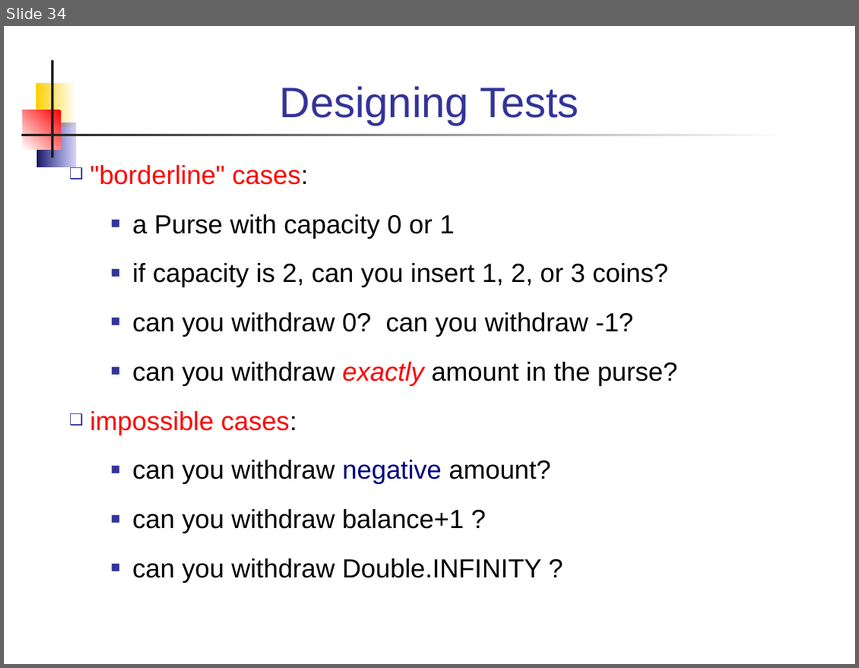
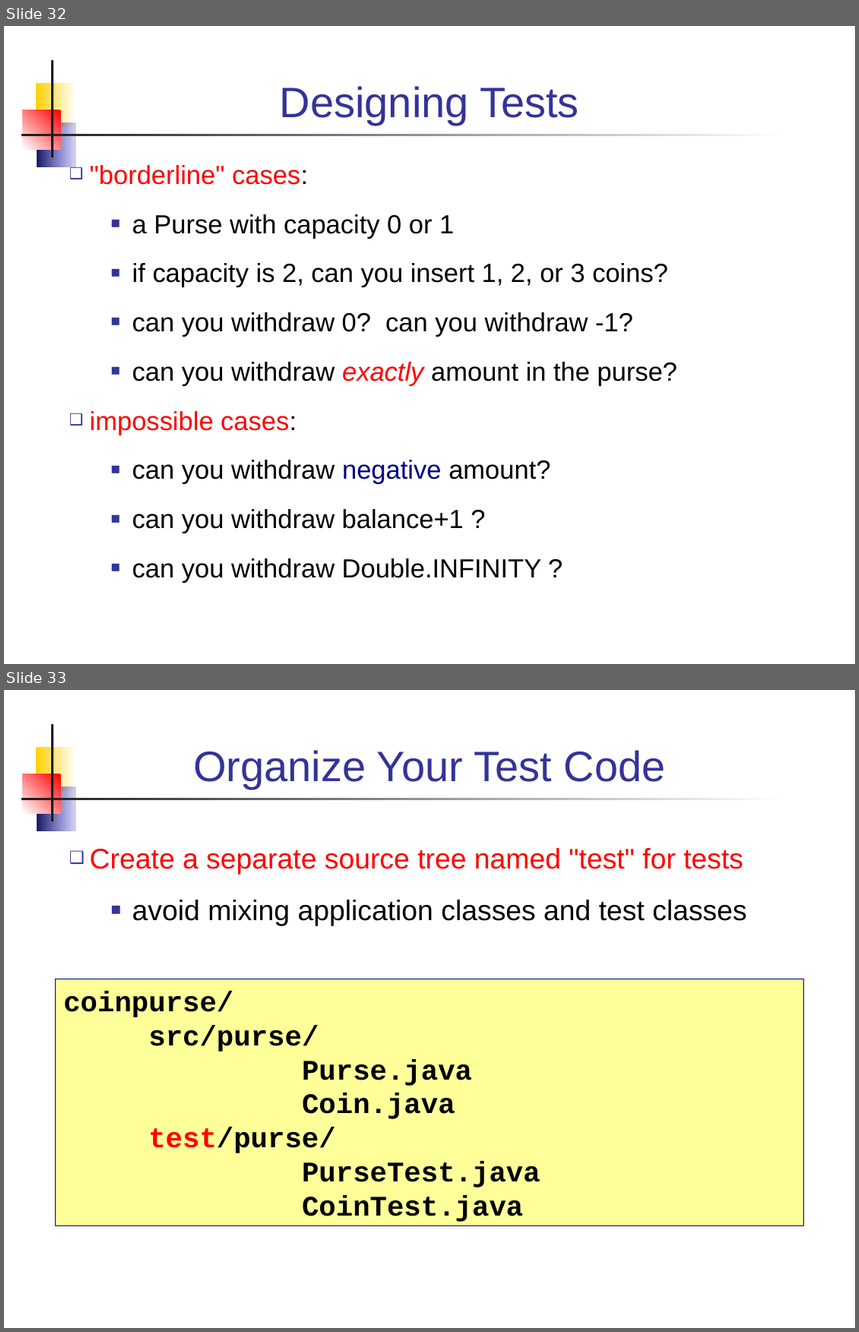
Before and after one commit to skeoop/skeoop.github.io, a slide deck: week10/UnitTesting.ppt. Shown one above the other, each under a label of ours: slide 34 before the commit, slides 32 and 33 after it. The pictures are 859x668 and 859x1332 pixels, drawn with LibreOffice and Linux fonts; fonts in the diff are those of the drawing. Boxes give left, top, right and bottom in pixels: in the first picture for what was removed or moved away, otherwise in the second. Text is boxed around its words. In the diff, an @@ line names an element or a change of style, - is before the commit and + after.

```diff
--- a/week10/UnitTesting.ppt
+++ b/week10/UnitTesting.ppt
@@ slide 33 added at (x1=4, y1=690, x2=855, y2=1328), background #FFFFFF; not listed: 5 template elements that a slide beside it also shows @@
@@ title added at (x1=193, y1=750, x2=666, y2=789), 36 pt, text #333399 @@
+Organize Your Test Code
@@ text added at (x1=90, y1=848, x2=747, y2=926), 24 pt, text #FF0000 @@
+❑ Create a separate source tree named "test" for tests
+  ■ avoid mixing application classes and test classes
@@ rectangle added at (x1=55, y1=980, x2=804, y2=1227), fill #FFFF99, outline #000080 0.74 pt, 24 pt, text #000000, bold @@
+coinpurse/
+src/purse/
+Purse.java
+Coin.java
+test/purse/
+PurseTest.java
+CoinTest.java
@@ what was slide 34 is now slide 32 @@
```
Also in this commit, not shown: 14 slides changed, 3 other slides added, 5 slides removed, 4 other files.
